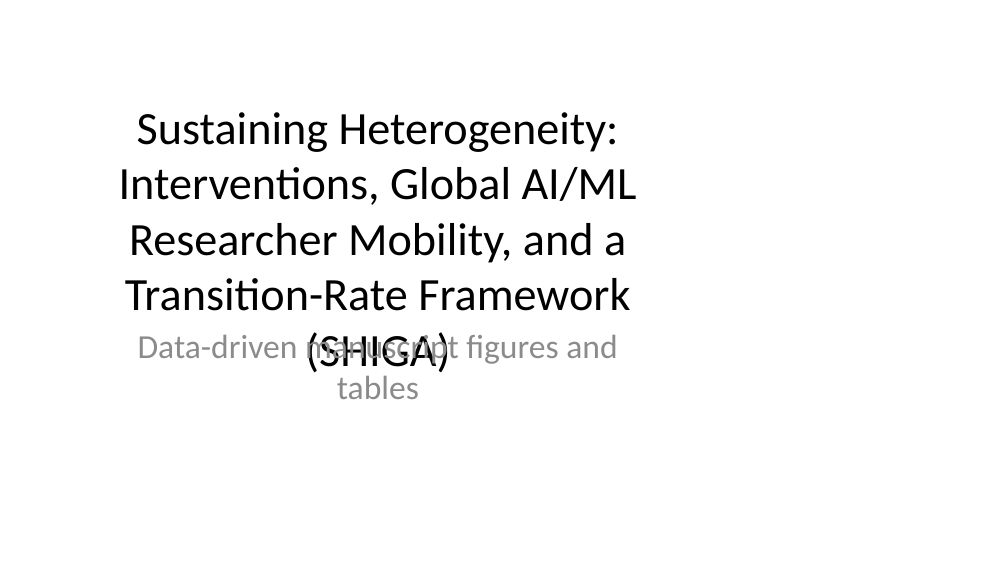
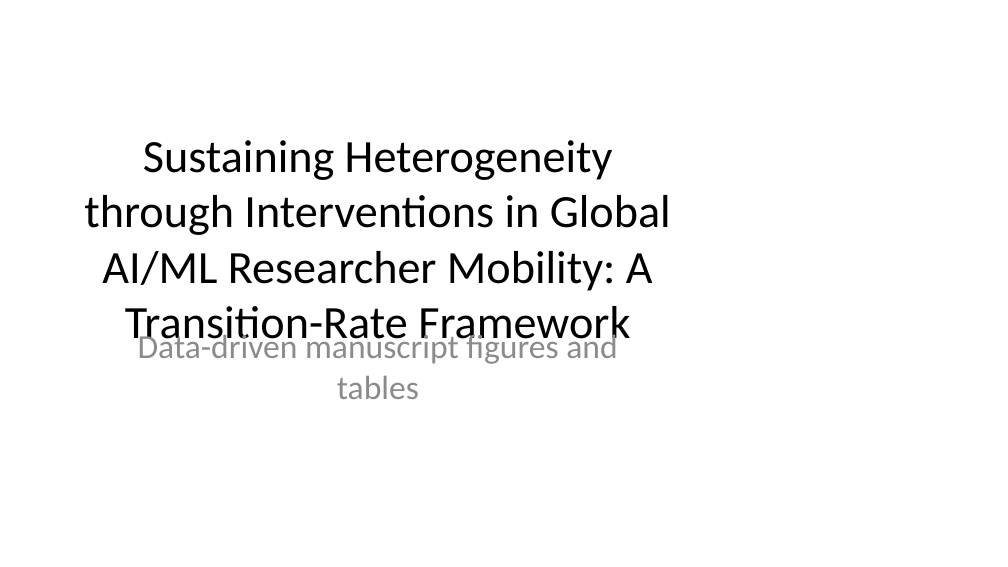
Before and after one commit to bougtoir/medical-accident-its-analysis, a slide deck: slide 1 of researcher_mobility_ode/docs/manuscript_full_article_figures.pptx. Drawn at 1008x567 pixels with LibreOffice and Linux fonts; fonts in the diff are those of the drawing. Boxes give left, top, right and bottom in pixels: in the first picture for what was removed or moved away, otherwise in the second. Text is boxed around its words. In the diff, an @@ line names an element or a change of style, - is before the commit and + after.

```diff
--- a/researcher_mobility_ode/docs/manuscript_full_article_figures.pptx
+++ b/researcher_mobility_ode/docs/manuscript_full_article_figures.pptx
@@ title at <box>84,140,671,350</box>: text changed @@
-Sustaining Heterogeneity: Interventions, Global AI/ML Researcher Mobility, and a Transition-Rate Framework (SHIGA)
+Sustaining Heterogeneity through Interventions in Global AI/ML Researcher Mobility: A Transition-Rate Framework
```
Also in this commit, not shown: 4 other files.
